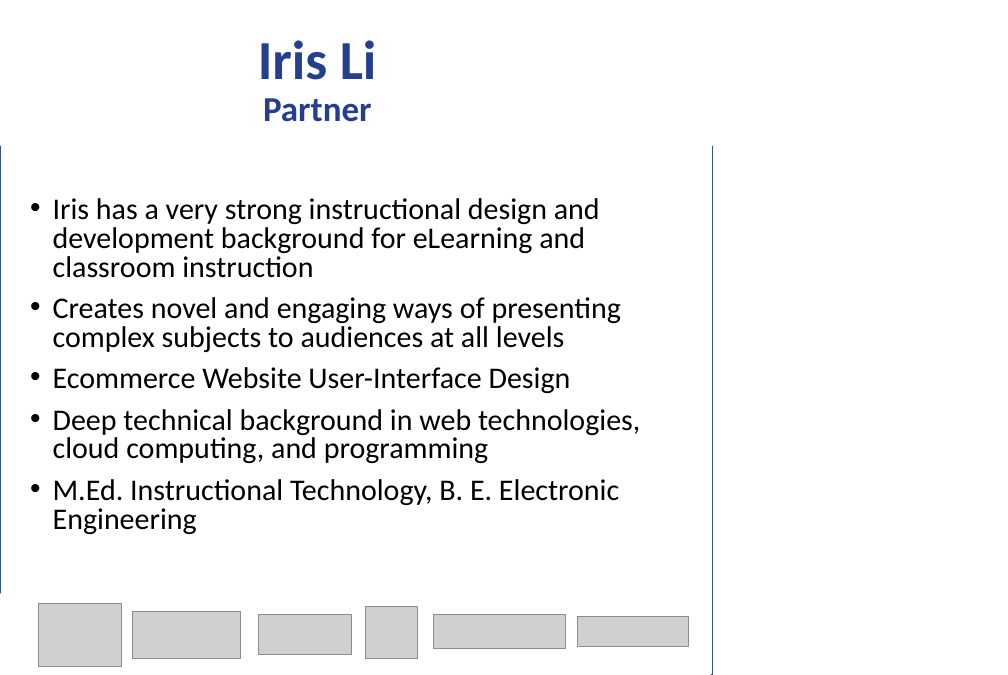
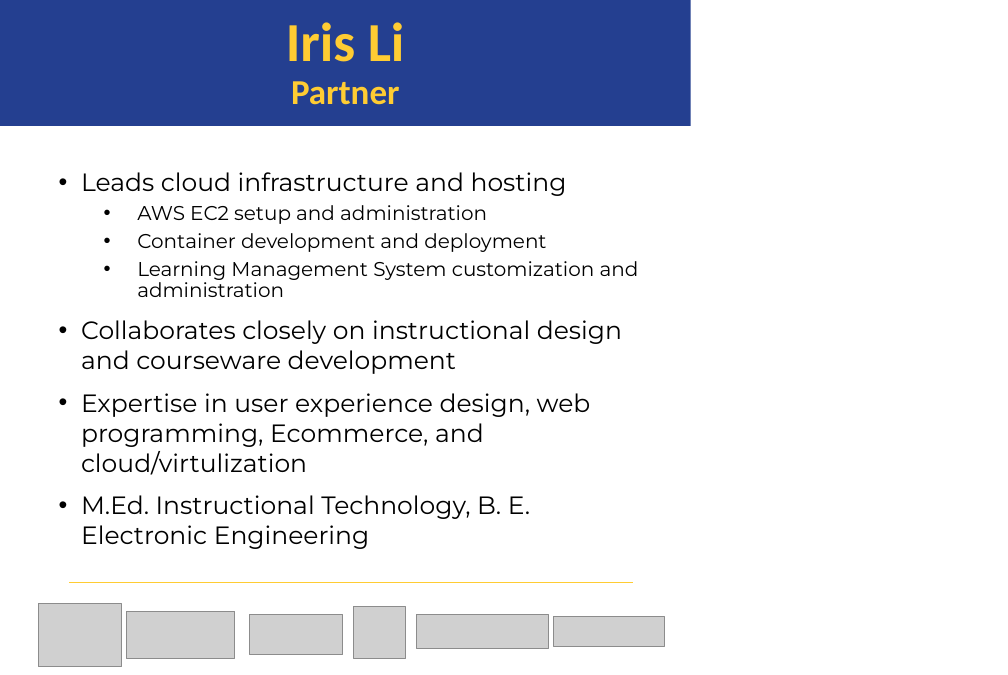
Before and after one commit to JamesPWagner/firefall, a slide deck: slide 2 of img/bio/bios.pptx. Drawn at 1008x675 pixels with LibreOffice and Linux fonts; fonts in the diff are those of the drawing; grey boxes stand for pictures; background and template pictures are left out. Boxes give left, top, right and bottom in pixels: in the first picture for what was removed or moved away, otherwise in the second. Text is boxed around its words. In the diff, an @@ line names an element or a change of style, - is before the commit and + after.

Commit message:
update
website

```diff
--- a/img/bio/bios.pptx
+++ b/img/bio/bios.pptx
@@ title "Iris Li Partner": place and size @@
-title "Iris Li Partner" at <box>258,40,377,122</box>
+title "Iris Li Partner" at <box>0,0,690,126</box>
@@ title "Iris Li Partner" at <box>0,0,690,126</box>: text colour #243F90 to #FFCC33; fill none to #243F90 @@
@@ rectangle removed at <box>0,0,713,675</box> @@
@@ rectangle removed at <box>0,0,713,146</box> @@
@@ text "Leads cloud infrastructure and hosting": place and size @@
-text "Leads cloud infrastructure and hosting" at <box>53,198,640,534</box>
+text "Leads cloud infrastructure and hosting" at <box>81,172,639,549</box>
@@ text at <box>81,172,639,475</box>: text changed; size 24 to 20 pt; font Calibri to Montserrat @@
-• Iris has a very strong instructional design and development background for eLearning and classroom instruction
-• Creates novel and engaging ways of presenting complex subjects to audiences at all levels
-• Ecommerce Website User-Interface Design
-• Deep technical background in web technologies, cloud computing, and programming
+• Leads cloud infrastructure and hosting
+  • AWS EC2 setup and administration
+  • Container development and deployment
+  • Learning Management System customization and administration
+• Collaborates closely on instructional design and courseware development
+• Expertise in user experience design, web programming, Ecommerce, and cloud/virtulization
@@ text at <box>81,495,530,549</box>: size 24 to 20 pt, font Calibri to Montserrat in "M.Ed. Instructional Technology, B. E. Electronic Engineering"; line spacing 0.8 to 1 @@
@@ rectangle removed at <box>0,593,711,675</box> @@
@@ line added from (69, 582) to (633, 582), #FFCC33 1 pt @@
@@ picture: place and size @@
-picture at <box>132,611,241,659</box>
+picture at <box>126,611,235,659</box>
@@ picture: place and size @@
-picture at <box>258,615,352,655</box>
+picture at <box>249,615,343,655</box>
@@ picture: place and size @@
-picture at <box>365,607,418,659</box>
+picture at <box>354,607,406,659</box>
@@ picture: place and size @@
-picture at <box>433,615,565,649</box>
+picture at <box>417,615,549,649</box>
@@ picture: place and size @@
-picture at <box>578,616,688,646</box>
+picture at <box>554,616,664,646</box>
```
Also in this commit, not shown: 2 other slides changed, 1 slide added, 1 slide removed, 14 other files.
